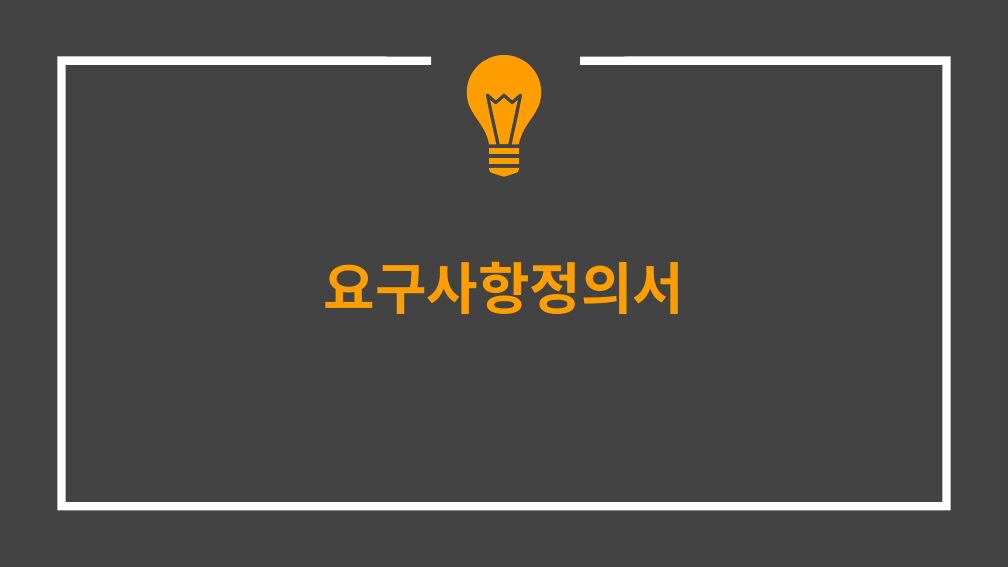
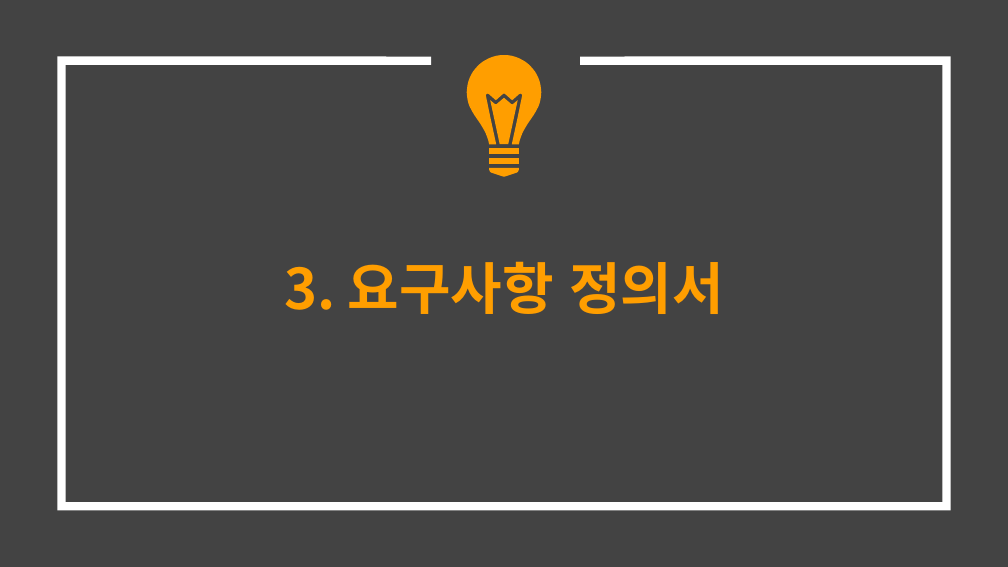
Before and after one commit to hhsw07/ezen-academy-projects, a slide deck: slide 7 of 0 발표용 파워포인트/0529 4차발표/0529 project06 - 파워포인트 종합.pptx (slide 6 before the commit). Drawn at 1008x567 pixels with LibreOffice and Linux fonts; fonts in the diff are those of the drawing. Boxes give left, top, right and bottom in pixels: in the first picture for what was removed or moved away, otherwise in the second. Text is boxed around its words. In the diff, an @@ line names an element or a change of style, - is before the commit and + after.

```diff
--- a/0 발표용 파워포인트/0529 4차발표/0529 project06 - 파워포인트 종합.pptx
+++ b/0 발표용 파워포인트/0529 4차발표/0529 project06 - 파워포인트 종합.pptx
@@ title at [284,261,723,314]: text changed @@
-요구사항정의서
+3. 요구사항 정의서
```
Also in this commit, not shown: 2 other slides changed, 19 slides added, 18 slides removed, 22 other files.
